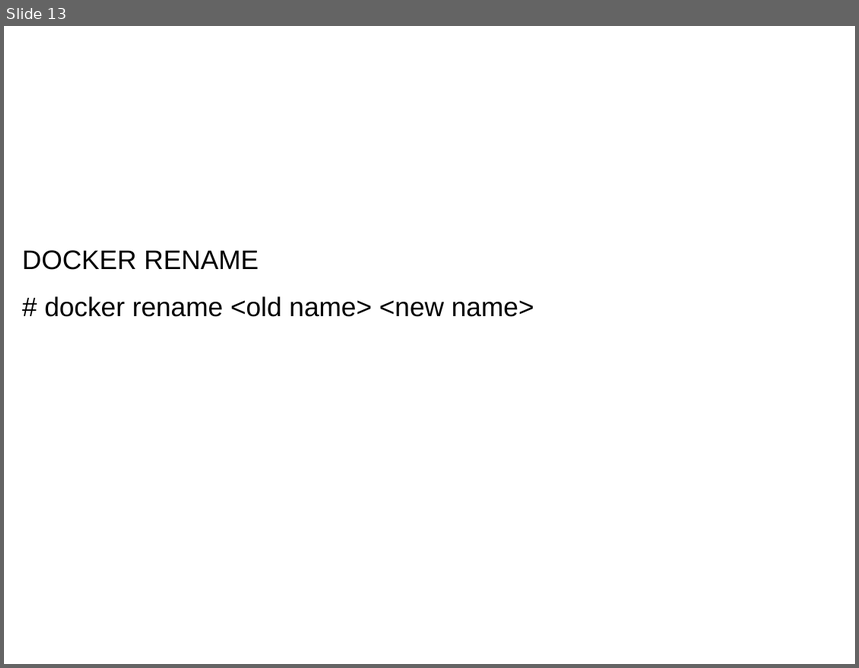
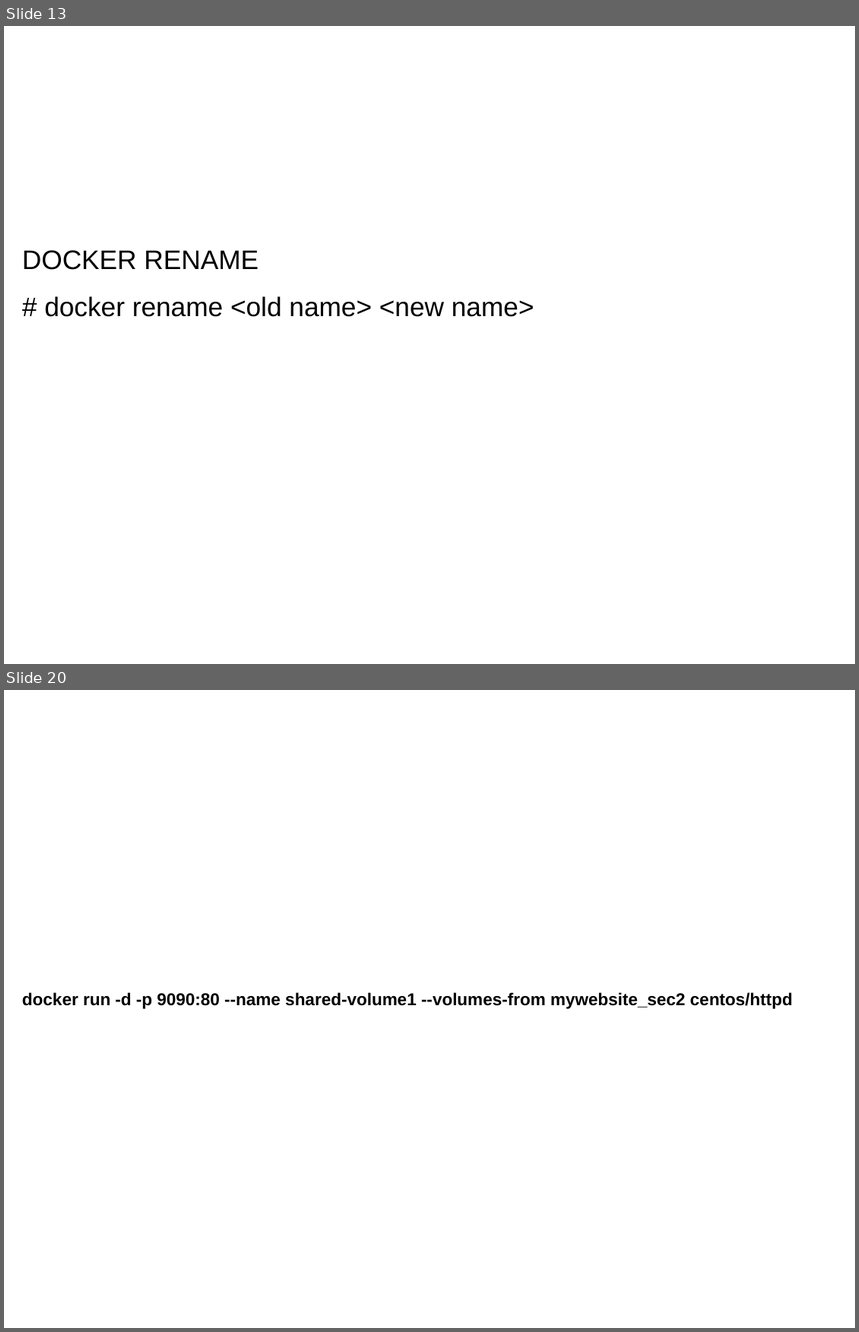
Before and after one commit to hackersdatabase007/mayank, a slide deck: Docker/MY_DOCKERS.pptx. Shown one above the other, each under a label of ours: slide 13 before the commit, slides 13 and 20 after it; the slides between them are not shown. The pictures are 859x668 and 859x1332 pixels, drawn with LibreOffice and Linux fonts; fonts in the diff are those of the drawing. Boxes give left, top, right and bottom in pixels: in the first picture for what was removed or moved away, otherwise in the second. Text is boxed around its words. In the diff, an @@ line names an element or a change of style, - is before the commit and + after.

```diff
--- a/Docker/MY_DOCKERS.pptx
+++ b/Docker/MY_DOCKERS.pptx
@@ slide 20 added at (x1=4, y1=690, x2=855, y2=1328), background #FFFFFF @@
@@ subtitle added at (x1=22, y1=992, x2=793, y2=1009), 16 pt, text #000000, bold @@
+docker run -d -p 9090:80 --name shared-volume1 --volumes-from mywebsite_sec2 centos/httpd
```
Also in this commit, not shown: 7 other slides added, 1 other file.
